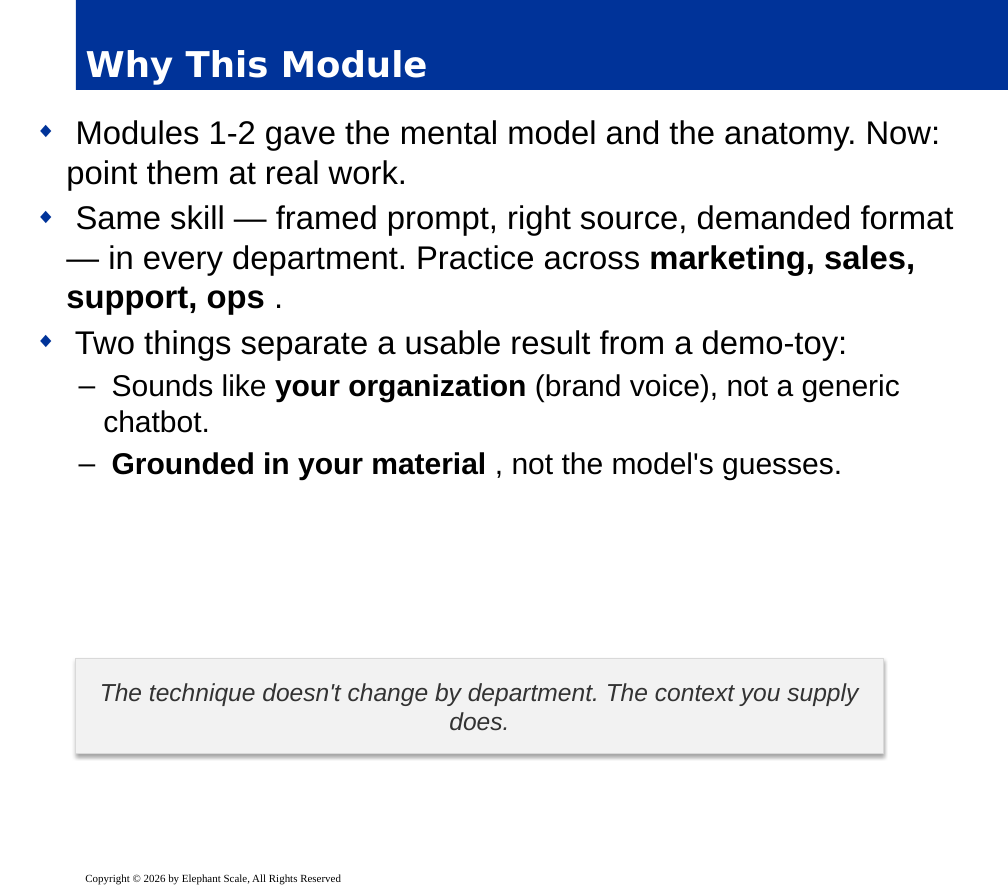
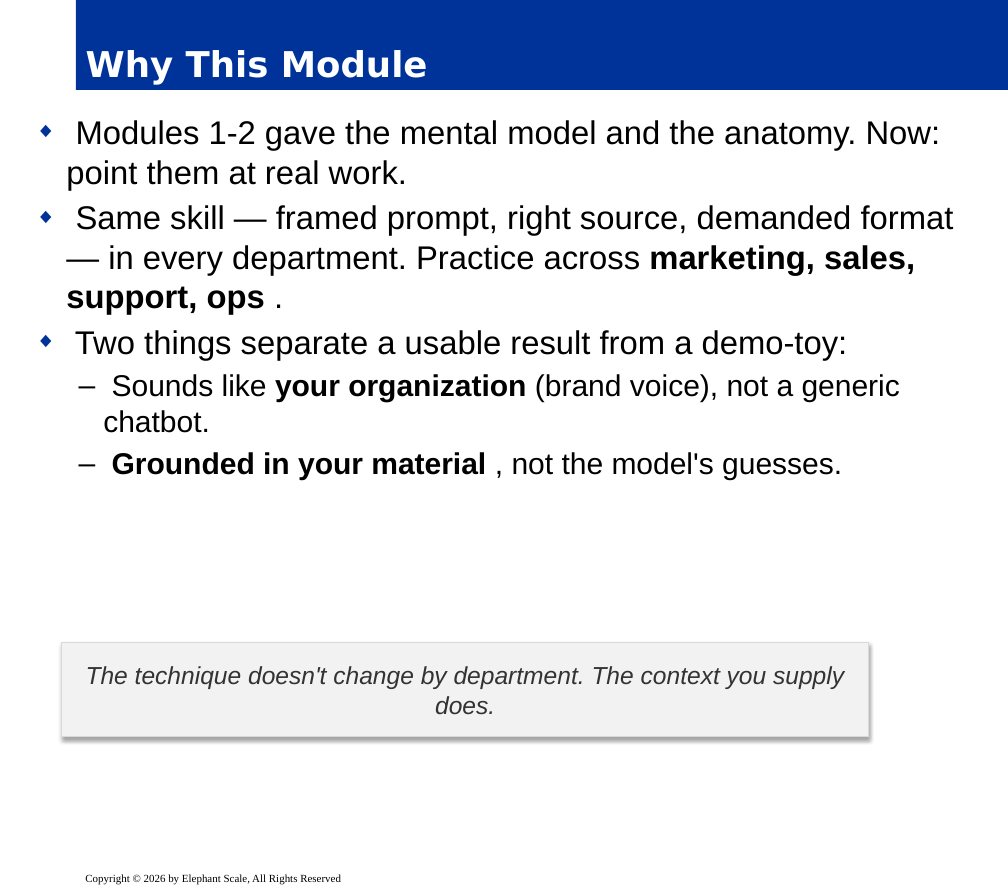
Before and after one commit to elephantscale/Prompt_Engineering_for_Business_Professionals, a slide deck: slide 2 of slides/release/03-business-scenarios.pptx. Drawn at 1008x892 pixels with LibreOffice and Linux fonts; fonts in the diff are those of the drawing; background and template pictures are left out. Boxes give left, top, right and bottom in pixels: in the first picture for what was removed or moved away, otherwise in the second. Text is boxed around its words. In the diff, an @@ line names an element or a change of style, - is before the commit and + after.

```diff
--- a/slides/release/03-business-scenarios.pptx
+++ b/slides/release/03-business-scenarios.pptx
@@ rectangle "The technique doesn't change by ...": place and size @@
-rectangle "The technique doesn't change by ..." at (76, 659, 883, 753)
+rectangle "The technique doesn't change by ..." at (61, 643, 868, 738)
```
Also in this commit, not shown: 6 other slides changed.
